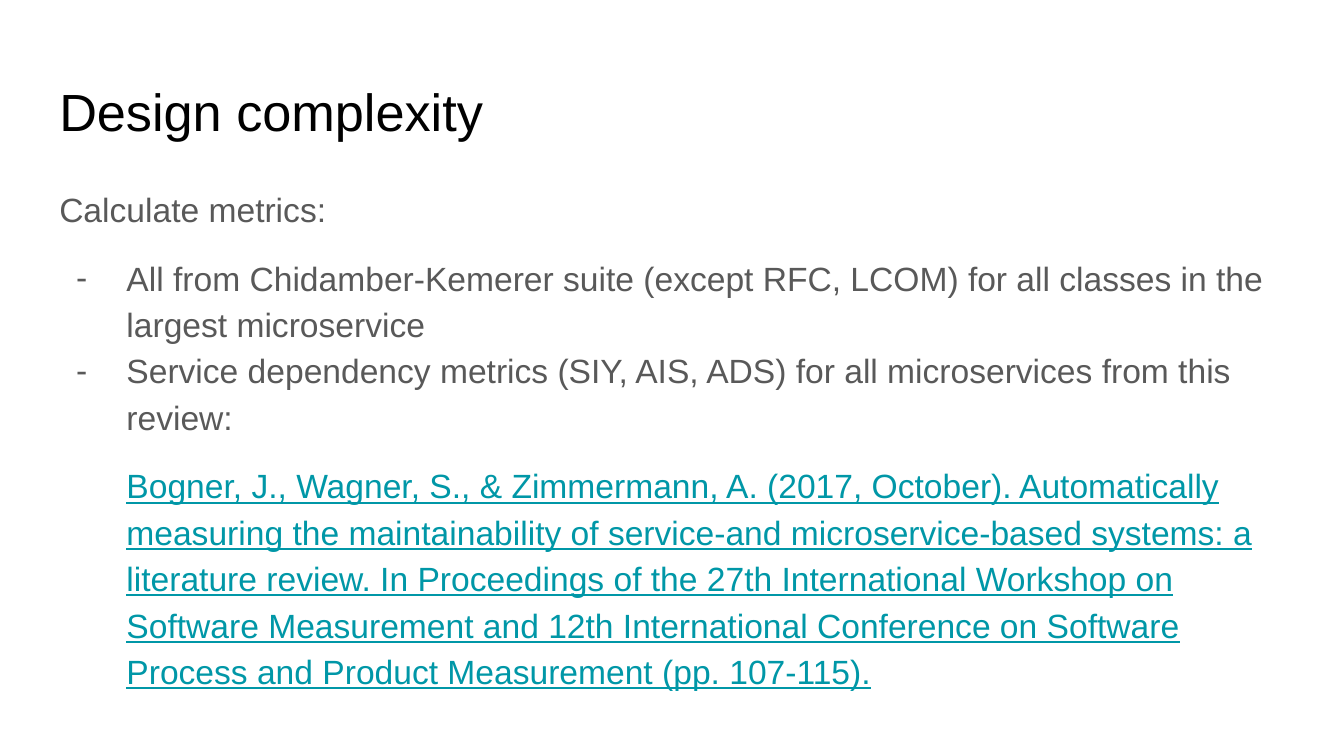
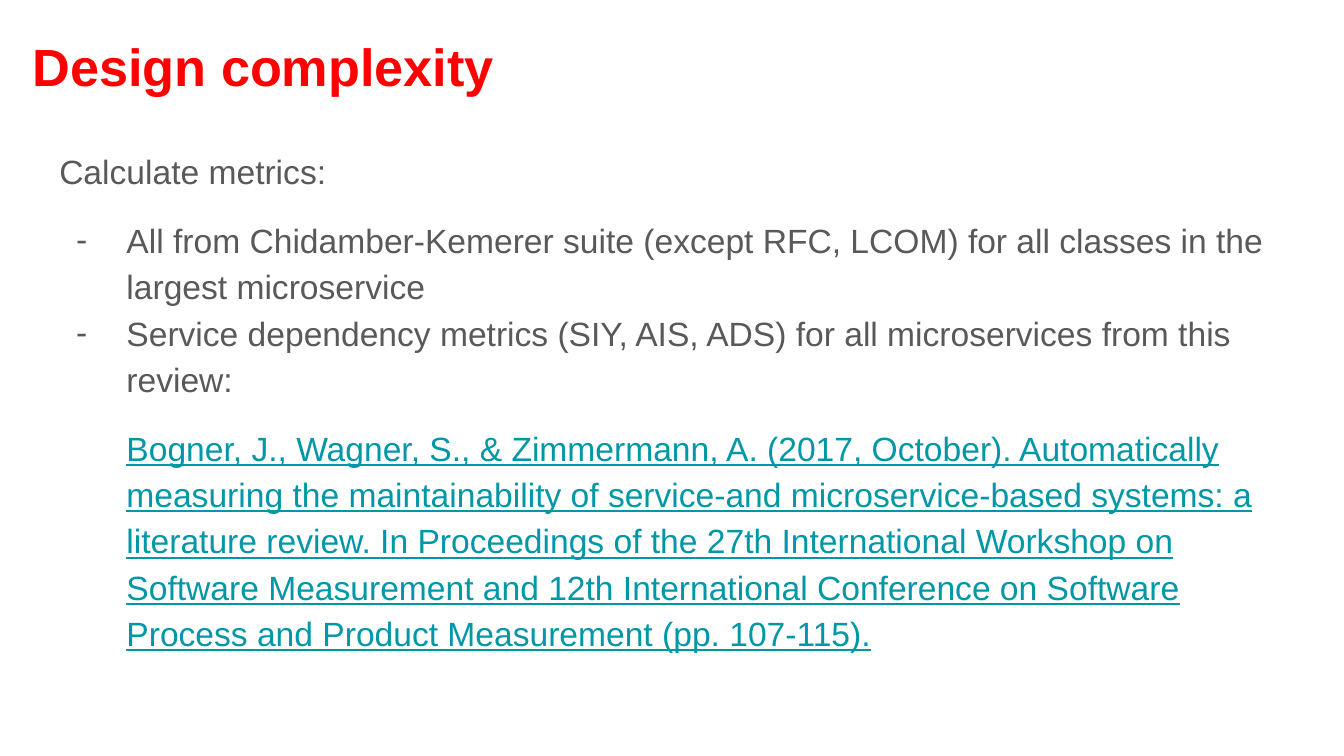
Before and after one commit to fanglores/Advanced-Software-Design, a slide deck: slide 14 of PracticeTasks/Module2/FinalTask_2/FinalTask_2.pptx (slide 13 before the commit). Drawn at 1344x756 pixels with LibreOffice and Linux fonts; fonts in the diff are those of the drawing. Boxes give left, top, right and bottom in pixels: in the first picture for what was removed or moved away, otherwise in the second. Text is boxed around its words. In the diff, an @@ line names an element or a change of style, - is before the commit and + after.

```diff
--- a/PracticeTasks/Module2/FinalTask_2/FinalTask_2.pptx
+++ b/PracticeTasks/Module2/FinalTask_2/FinalTask_2.pptx
@@ title "Design complexity": place and size @@
-title "Design complexity" at [59,93,483,141]
+title "Design complexity" at [33,48,494,96]
@@ title "Design complexity" at [33,48,494,96]: text colour #000000 to #FF0000, bold on @@
@@ text "Calculate metrics:": place and size @@
-text "Calculate metrics:" at [59,197,1263,690]
+text "Calculate metrics:" at [59,159,1263,652]
```
Also in this commit, not shown: 2 other slides changed, 14 slides added, 13 slides removed, 2 other files.
